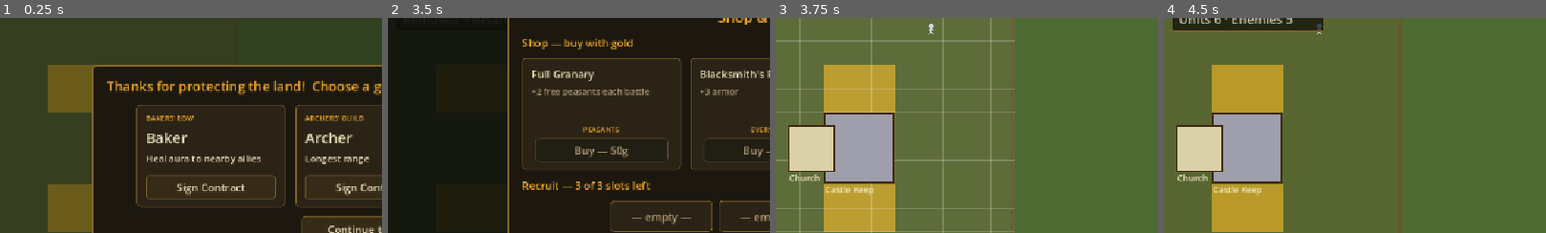
Above: before the commit, frames 1-4 (left to right).
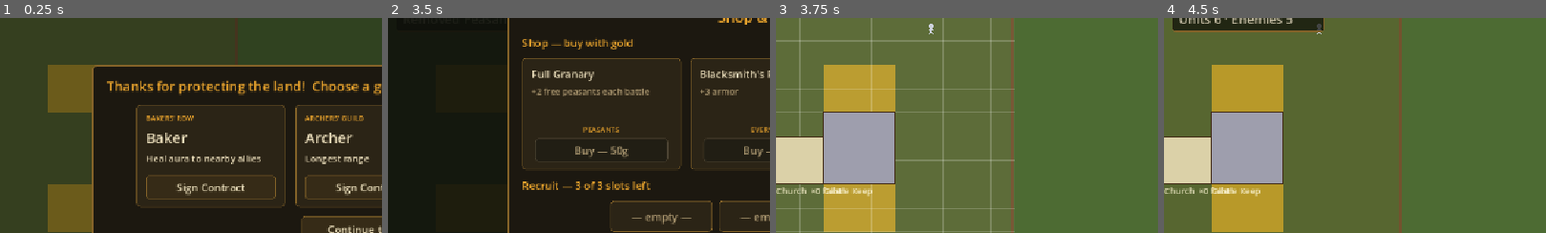
Above: after the commit, the same moments.

Repository: Jazzboy2567/protect-your-plot
Game: Godot game, scene res://Main.tscn
The game is run twice, just before and just after one commit, with the same random seed, the same clock (stepped at 60 frames per second) and the same inputs.
Inputs:
- Up to frame 1 (0.25 s): no input
- Up to frame 2 (3.5 s): click "Continue to Shop >>" at 0.5 s; click "Buy — 60g" at 1.25 s; click "Peasant · free" at 2 s; click "Peasant ✕" at 2.75 s
- Up to frame 3 (3.75 s): click "Deploy for Battle 1 >>" at 3.5 s
- Up to frame 4 (4.5 s): click "Fight! >>" at 4.25 s
The pictures show only the part of the screen within x 0-50%, y 17-67%; the shares and areas given below are measured in that part.

Frames 1-2 are identical in both runs. In frame 3, 3.8% of the frame differs, in the area x 0-32%, y 43-84%; in frame 4, 3.8%.

Commit message:
Add multi-tile building footprints, click-drag movement, fullscreen scaling
- Generic building footprints via span_x/span_y in GameData (walls 1x2,
  church 2x2, castle 3x3) replacing the castle-only hardcoded span.
  _tile_occupied / _building_center / _place_building now iterate the full
  footprint; placement is rejected unless every covered tile is free and
  in-bounds. Church start tile moved to gx0 so its 2x2 clears the castle.
- Unit draws structures as foot_w x foot_h rectangles (falls back to a
  radius square) and sizes the HP bar to the footprint; structure radius
  now spans the footprint so walls block their full height.
- Click-drag unit movement in _unhandled_input (grab on press, drag the
  selected group on release; box-select otherwise).
- project.godot: fullscreen/resizable window with canvas_items stretch.

Diff:
--- a/project.godot
+++ b/project.godot
@@ -17,8 +17,12 @@
 
 [display]
 
+window/size/viewport_width=1152
+window/size/viewport_height=648
 window/size/mode=2
+window/size/resizable=true
 window/stretch/mode="canvas_items"
+window/stretch/aspect="keep"
 
 [physics]
 
--- a/scripts/GameData.gd
+++ b/scripts/GameData.gd
@@ -19,12 +19,12 @@
 	"baker":      {"id":"baker","name":"Baker","hp":34,"damage":4,"range":7,"cooldown":1.2,"speed":52,"radius":8,"cost":30,"aura":"heal","aura_range":95,"aura_value":5,"color":Color(0.86,0.78,0.55)},
 	"monk":       {"id":"monk","name":"Monk","hp":34,"damage":4,"range":7,"cooldown":1.2,"speed":52,"radius":8,"cost":35,"aura":"haste","aura_range":95,"aura_value":0.30,"color":Color(0.70,0.66,0.80)},
 	# structures (you start with castle + church; walls are bought)
-	"barricade":  {"id":"barricade","name":"Barricade","hp":220,"damage":0,"range":0,"cooldown":1.0,"speed":0,"radius":14,"cost":30,"structure":true,"armor":2,"color":Color(0.50,0.35,0.20)},
-	"spikes":     {"id":"spikes","name":"Spike Barricade","hp":150,"damage":0,"range":0,"cooldown":1.0,"speed":0,"radius":13,"cost":40,"structure":true,"armor":1,"color":Color(0.45,0.42,0.40)},
-	"palisade":   {"id":"palisade","name":"Palisade","hp":380,"damage":0,"range":0,"cooldown":1.0,"speed":0,"radius":15,"cost":45,"structure":true,"armor":4,"color":Color(0.46,0.33,0.19)},
-	"stone_wall": {"id":"stone_wall","name":"Stone Wall","hp":600,"damage":0,"range":0,"cooldown":1.0,"speed":0,"radius":16,"cost":70,"structure":true,"armor":8,"color":Color(0.55,0.55,0.58)},
-	"church":     {"id":"church","name":"Church","hp":300,"damage":0,"range":0,"cooldown":1.0,"speed":0,"radius":34,"cost":60,"structure":true,"armor":2,"invuln":true,"color":Color(0.86,0.82,0.66)},
-	"castle":     {"id":"castle","name":"Castle Keep","hp":900,"damage":0,"range":0,"cooldown":1.0,"speed":0,"radius":52,"cost":0,"structure":true,"armor":5,"color":Color(0.62,0.62,0.68)},
+	"barricade":  {"id":"barricade","name":"Barricade","hp":220,"damage":0,"range":0,"cooldown":1.0,"speed":0,"radius":14,"cost":30,"structure":true,"armor":2,"span_x":1,"span_y":2,"color":Color(0.50,0.35,0.20)},
+	"spikes":     {"id":"spikes","name":"Spike Barricade","hp":150,"damage":0,"range":0,"cooldown":1.0,"speed":0,"radius":13,"cost":40,"structure":true,"armor":1,"span_x":1,"span_y":2,"color":Color(0.45,0.42,0.40)},
+	"palisade":   {"id":"palisade","name":"Palisade","hp":380,"damage":0,"range":0,"cooldown":1.0,"speed":0,"radius":15,"cost":45,"structure":true,"armor":4,"span_x":1,"span_y":2,"color":Color(0.46,0.33,0.19)},
+	"stone_wall": {"id":"stone_wall","name":"Stone Wall","hp":600,"damage":0,"range":0,"cooldown":1.0,"speed":0,"radius":16,"cost":70,"structure":true,"armor":8,"span_x":1,"span_y":2,"color":Color(0.55,0.55,0.58)},
+	"church":     {"id":"church","name":"Church","hp":300,"damage":0,"range":0,"cooldown":1.0,"speed":0,"radius":34,"cost":60,"structure":true,"armor":2,"invuln":true,"span_x":2,"span_y":2,"color":Color(0.86,0.82,0.66)},
+	"castle":     {"id":"castle","name":"Castle Keep","hp":900,"damage":0,"range":0,"cooldown":1.0,"speed":0,"radius":52,"cost":0,"structure":true,"armor":5,"span_x":3,"span_y":3,"color":Color(0.62,0.62,0.68)},
 
 	# --- Enemies (right side) — reddish. targets defaults to your units. ---
 	"sheep":       {"id":"sheep","name":"Sheep","hp":18,"damage":2,"range":6,"cooldown":1.2,"speed":45,"radius":8,"drop":3,"beast":true,"color":Color(0.90,0.90,0.90)},
--- a/scripts/Main.gd
+++ b/scripts/Main.gd
@@ -119,6 +119,7 @@
 var _press_pos: Vector2 = Vector2.ZERO
 var _dragging: bool = false
 var _sel_rect: Rect2 = Rect2()
+var _grab = null   # unit grabbed on mouse-down, for click-drag movement
 
 func _ready() -> void:
 	world = Node2D.new()
@@ -202,7 +203,7 @@
 	relic_dock.position = Vector2(ARENA.x - 46, 52)
 	hud.add_child(relic_dock)
 
-	buildings = [{"id": "castle", "gx": CASTLE_GX, "gy": CASTLE_GY}, {"id": "church", "gx": 1, "gy": 8}]
+	buildings = [{"id": "castle", "gx": CASTLE_GX, "gy": CASTLE_GY}, {"id": "church", "gx": 0, "gy": 8}]
 	show_shop()
 
 func is_fighting() -> bool:
@@ -382,7 +383,7 @@
 	dead_this_battle = []
 	total_fallen = 0
 	formation = []
-	buildings = [{"id": "castle", "gx": CASTLE_GX, "gy": CASTLE_GY}, {"id": "church", "gx": 1, "gy": 8}]
+	buildings = [{"id": "castle", "gx": CASTLE_GX, "gy": CASTLE_GY}, {"id": "church", "gx": 0, "gy": 8}]
 	_build_sel = ""
 	info_text = ""
 	show_shop()
@@ -491,7 +492,17 @@
 func _make_unit(id: String, team: int) -> Unit:
 	var u := Unit.new()
 	u.setup(GameData.UNITS[id], team, self)
+	if u.is_structure:
+		var sp := _span(id)
+		u.foot_w = sp.x * TILE
+		u.foot_h = sp.y * TILE
+		u.radius = maxf(u.foot_w, u.foot_h) * 0.5   # collision/blocking spans the footprint
 	return u
+
+# Building footprint in tiles (defaults to 1x1 for anything without span keys).
+func _span(id: String) -> Vector2i:
+	var d: Dictionary = GameData.UNITS.get(id, {})
+	return Vector2i(int(d.get("span_x", 1)), int(d.get("span_y", 1)))
 
 func _spawn_buildings() -> void:
 	for b in buildings:
@@ -504,16 +515,13 @@
 		peasants.append(u)
 
 func _building_center(b: Dictionary) -> Vector2:
-	if b["id"] == "castle":
-		return Vector2((b["gx"] + CASTLE_SPAN / 2.0) * TILE, (b["gy"] + CASTLE_SPAN / 2.0) * TILE)
-	return Vector2((b["gx"] + 0.5) * TILE, (b["gy"] + 0.5) * TILE)
+	var sp := _span(b["id"])
+	return Vector2((b["gx"] + sp.x / 2.0) * TILE, (b["gy"] + sp.y / 2.0) * TILE)
 
 func _tile_occupied(gx: int, gy: int) -> bool:
 	for b in buildings:
-		if b["id"] == "castle":
-			if gx >= b["gx"] and gx < b["gx"] + CASTLE_SPAN and gy >= b["gy"] and gy < b["gy"] + CASTLE_SPAN:
-				return true
-		elif b["gx"] == gx and b["gy"] == gy:
+		var sp := _span(b["id"])
+		if gx >= b["gx"] and gx < b["gx"] + sp.x and gy >= b["gy"] and gy < b["gy"] + sp.y:
 			return true
 	return false
 
@@ -524,16 +532,19 @@
 	return false
 
 func _place_building(pos: Vector2) -> void:
+	var sp := _span(_build_sel)
 	var gx := int(pos.x / TILE)
 	var gy := int(pos.y / TILE)
-	if gx < 0 or gx >= GRID_COLS or gy < 0 or gy >= GRID_ROWS:
+	if gx < 0 or gx + sp.x > GRID_COLS or gy < 0 or gy + sp.y > GRID_ROWS:
 		info_text = "Build on your own tiles (left side)."
 		_update_top()
 		return
-	if _tile_occupied(gx, gy):
-		info_text = "That tile is occupied."
-		_update_top()
-		return
+	for dx in sp.x:
+		for dy in sp.y:
+			if _tile_occupied(gx + dx, gy + dy):
+				info_text = "That space is occupied."
+				_update_top()
+				return
 	var cost: int = GameData.UNITS[_build_sel]["cost"]
 	if gold < cost:
 		info_text = "Not enough gold for that building."
@@ -679,19 +690,34 @@
 		if event.pressed:
 			_press_pos = event.position
 			_dragging = false
+			_grab = null
+			if _build_sel == "":
+				# Grabbing a unit lets you drag it (and its group) to a new spot.
+				var u = _peasant_at(event.position)
+				if u != null:
+					_grab = u
+					if not u.selected:
+						_clear_selection()
+						u.selected = true
+						u.queue_redraw()
 		else:
-			if _dragging:
+			if _build_sel != "":
+				_place_building(event.position)
+			elif _dragging and _grab != null:
+				_command_selected_to(event.position)   # drag-move the selected group
+			elif _dragging:
 				_select_in_rect(Rect2(_press_pos, event.position - _press_pos).abs())
-				_dragging = false
 				queue_redraw()
 			else:
-				_handle_click(event.position)
+				_handle_click(event.position)          # a plain click
+			_dragging = false
+			_grab = null
 	elif event is InputEventMouseButton and event.button_index == MOUSE_BUTTON_RIGHT and event.pressed:
 		_command_selected_to(event.position)   # right-click also moves (desktop)
 	elif event is InputEventMouseMotion and (event.button_mask & MOUSE_BUTTON_MASK_LEFT):
 		if event.position.distance_to(_press_pos) > 8.0:
 			_dragging = true
-		if _dragging:
+		if _dragging and _grab == null and _build_sel == "":
 			_sel_rect = Rect2(_press_pos, event.position - _press_pos).abs()
 			queue_redraw()
 
--- a/scripts/Unit.gd
+++ b/scripts/Unit.gd
@@ -18,6 +18,8 @@
 var move_speed: float = 55.0
 var radius: float = 7.0
 var is_structure: bool = false
+var foot_w: float = 0.0                # footprint px width (structures); 0 => square of radius*2
+var foot_h: float = 0.0                # footprint px height
 var body_color: Color = Color(0.78, 0.80, 0.85)
 var gold_drop: int = 0
 var armor: float = 0.0                 # flat damage reduction (min 1 damage taken)
@@ -272,12 +274,13 @@
 func _draw() -> void:
 	# HP bar — only while damaged, so full-health units/buildings stay clean.
 	if hp < max_hp and not invulnerable:
-		var w := radius * 2.0
+		var w: float = foot_w if (is_structure and foot_w > 0.0) else radius * 2.0
+		var half_h: float = (foot_h * 0.5) if (is_structure and foot_h > 0.0) else radius
 		var frac := clampf(hp / max_hp, 0.0, 1.0)
-		var bar_y := -radius - 9.0
-		draw_rect(Rect2(-radius, bar_y, w, 3.0), Color(0, 0, 0, 0.5))
+		var bar_y := -half_h - 9.0
+		draw_rect(Rect2(-w * 0.5, bar_y, w, 3.0), Color(0, 0, 0, 0.5))
 		var bar_col := Color(0.25, 0.9, 0.3) if team == 0 else Color(0.9, 0.3, 0.2)
-		draw_rect(Rect2(-radius, bar_y, w * frac, 3.0), bar_col)
+		draw_rect(Rect2(-w * 0.5, bar_y, w * frac, 3.0), bar_col)
 
 	# Hit flash: briefly wash the body toward white when struck.
 	var c := body_color
@@ -287,8 +290,11 @@
 		c = body_color.lerp(Color(0.3, 0.8, 0.2), 0.5)   # sickly green when infected
 
 	if is_structure:
-		draw_rect(Rect2(-radius, -radius, radius * 2.0, radius * 2.0), c)
-		draw_rect(Rect2(-radius, -radius, radius * 2.0, radius * 2.0), Color(0.25, 0.16, 0.08), false, 2.0)
+		var w: float = foot_w if foot_w > 0.0 else radius * 2.0
+		var h: float = foot_h if foot_h > 0.0 else radius * 2.0
+		var rect := Rect2(-w * 0.5, -h * 0.5, w, h)
+		draw_rect(rect, c)
+		draw_rect(rect, Color(0.25, 0.16, 0.08), false, 2.0)
 		return
 
 	# Stick figure
